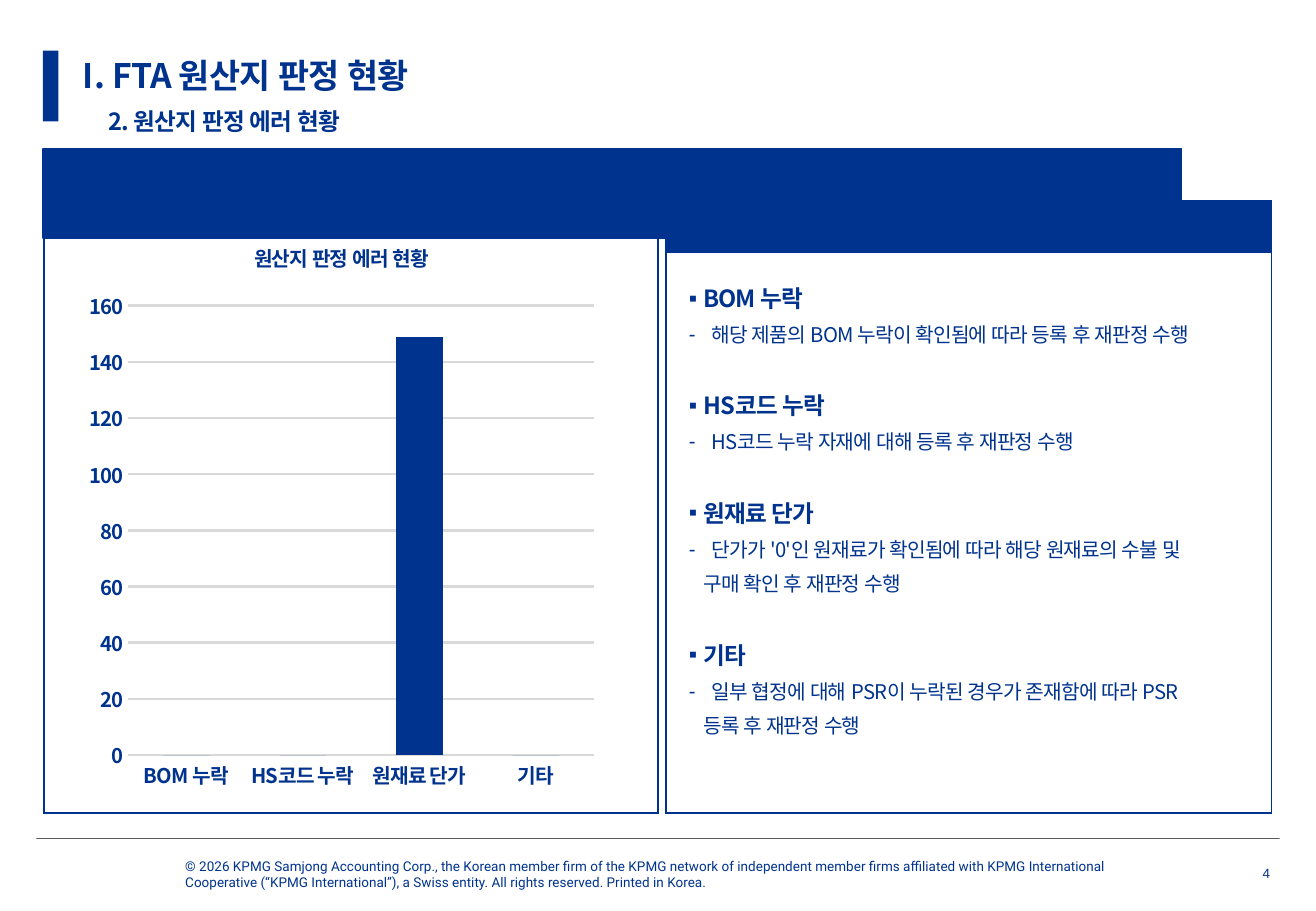
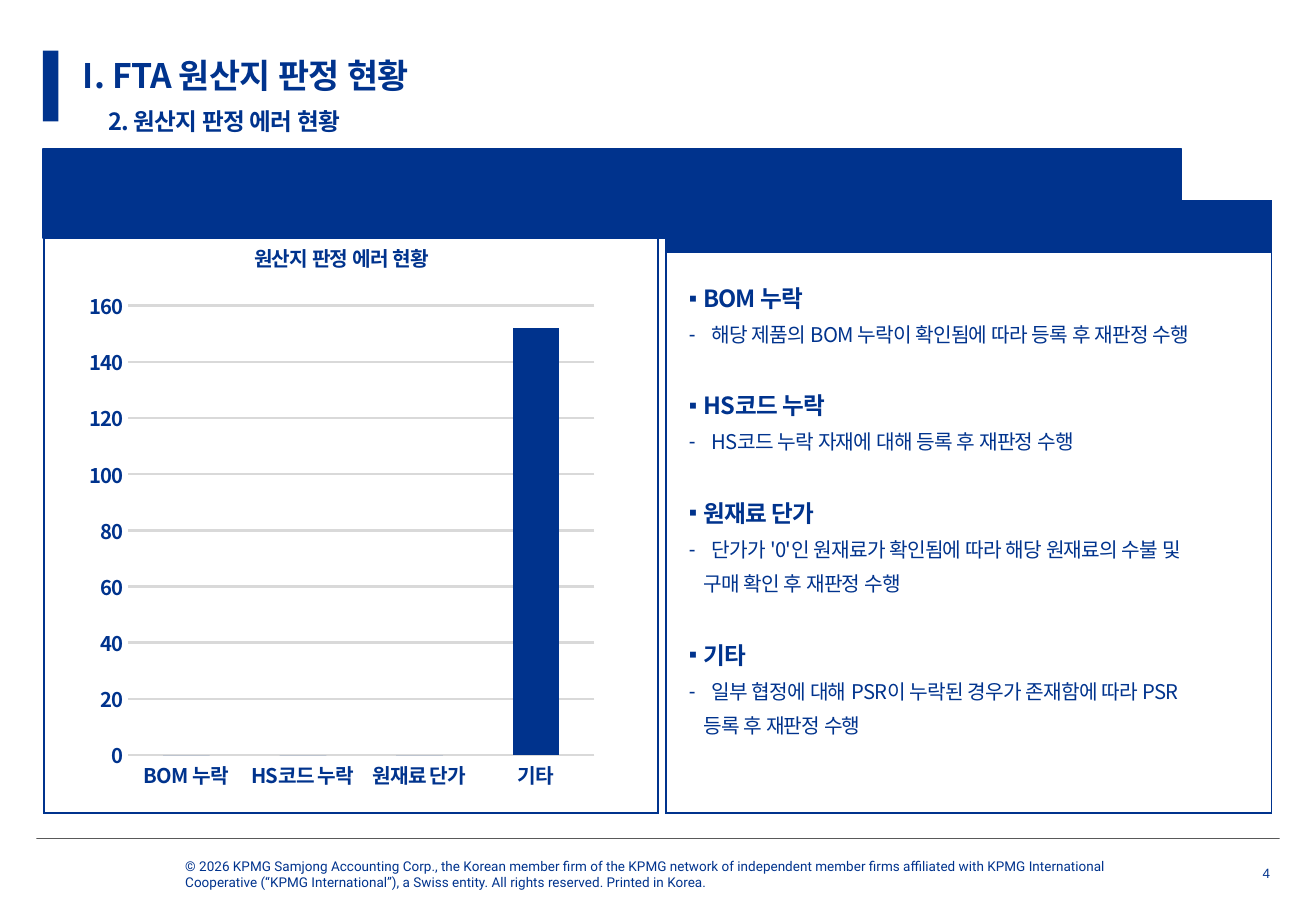
Before and after one commit to Kim-surin/report, a slide deck: slide 4 of 보고서/[남양넥스모]월간보고서_202611.pptx. Drawn at 1316x911 pixels with LibreOffice and Linux fonts; fonts in the diff are those of the drawing; background and template pictures are left out. Boxes give left, top, right and bottom in pixels: in the first picture for what was removed or moved away, otherwise in the second. Text is boxed around its words. In the diff, an @@ line names an element or a change of style, - is before the commit and + after.

```diff
--- a/보고서/[남양넥스모]월간보고서_202611.pptx
+++ b/보고서/[남양넥스모]월간보고서_202611.pptx
@@ column chart at (79, 219, 605, 803) @@
@@ Series 1, 원재료 단가: 149 to 0 @@
@@ Series 1, 기타: 0 to 152 @@
```
Also in this commit, not shown: 5 other slides changed.
